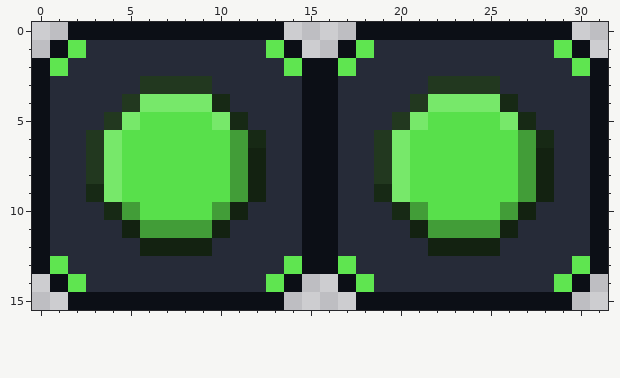
Two states of a pixel-art sprite, Cannoon/Assets/Sprites/UI/Upgrades/Upgrades/Regeneration Upgrade.png. Above is the file before it was changed.
The file is 32x16 pixels. Colours within 5 levels of each other are drawn and written as one.
Once edited:
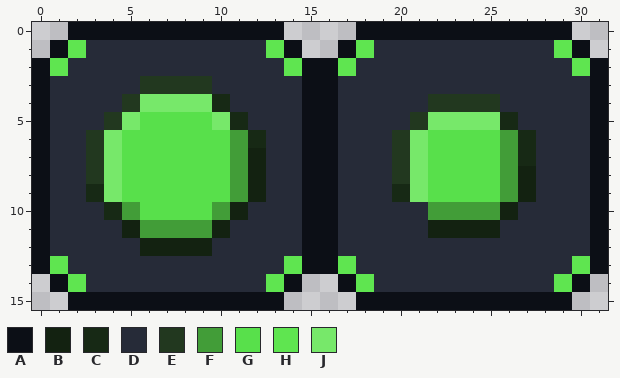
Palette (. is transparent): A #0c0f16  B #132211  C #172915  D #262b38  E #22381f  F #429d38  G #58e04b  H #5fe550  J #77e86a
The exact change:
y 3: x 22..25 EEEE -> DDDD
y 4: x 21..26 EJJJJC -> DEEEED
y 5: x 20..27 EJGGGGJC -> DEJJJJCD
y 6: x 19..21 EJG -> DEJ; x 26..28 GFC -> FCD
y 7: x 19..21 EJG -> DEJ; x 26..28 GFB -> FCD
y 8: x 19..21 EJG -> DEJ; x 26..28 GFB -> FBD
y 9: x 19..21 CJG -> DCJ; x 26..28 GFB -> FBD
y 10: x 20..27 CFGGGGFB -> DDFFFFBD
y 11: x 21..26 BFFFFB -> DBBBBD
y 12: x 22..25 BBBB -> DDDD
Pixel boxes of the changes (left, top, right, bottom) in both pictures:
changed: (374, 76, 554, 256)
